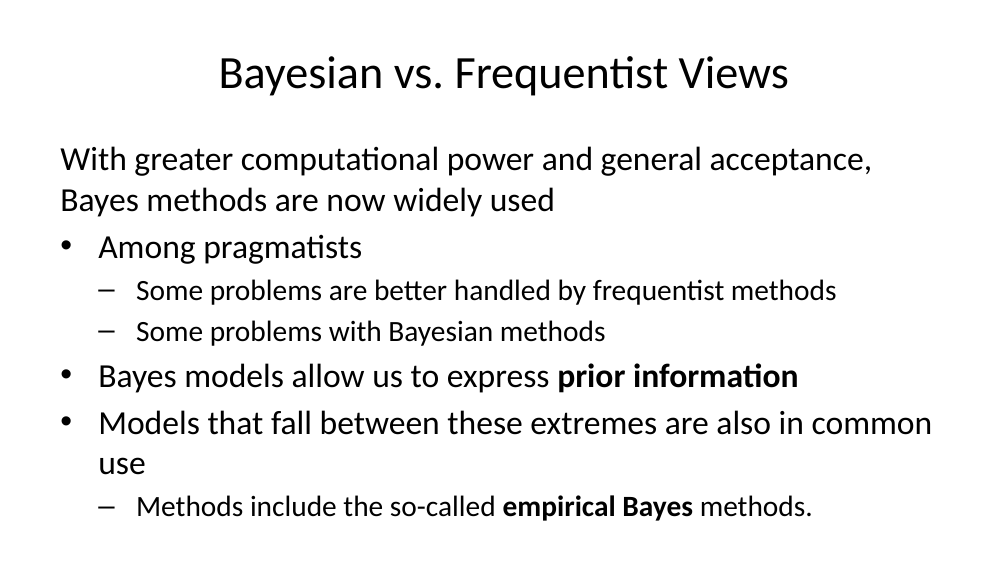
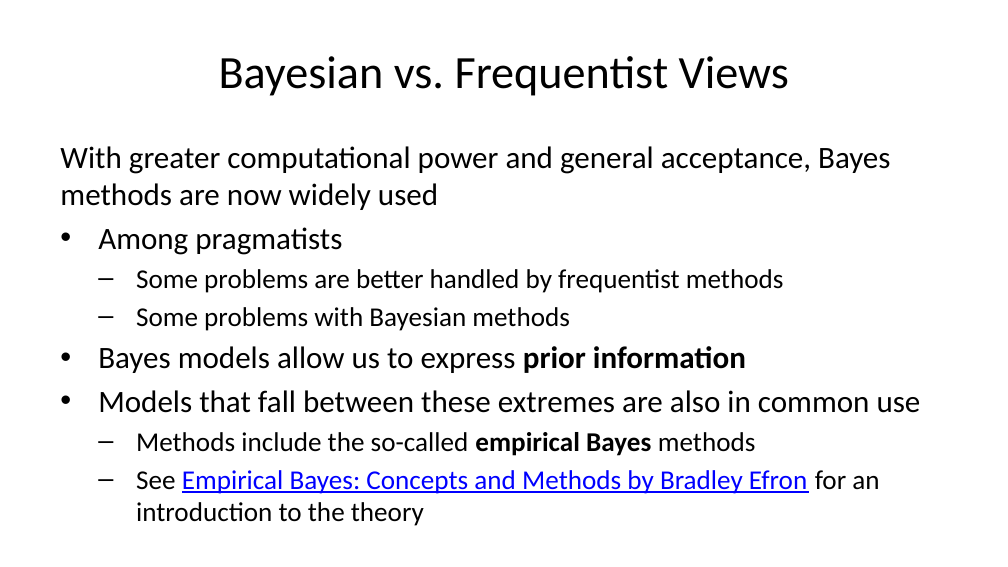
Before and after one commit to StephenElston/CSCI-E-83, a slide deck: slide 10 of LectureSlides/07_IntroductionToBayesModels.pptx. Drawn at 1008x567 pixels with LibreOffice and Linux fonts; fonts in the diff are those of the drawing. Boxes give left, top, right and bottom in pixels: in the first picture for what was removed or moved away, otherwise in the second. Text is boxed around its words. In the diff, an @@ line names an element or a change of style, - is before the commit and + after.

```diff
--- a/LectureSlides/07_IntroductionToBayesModels.pptx
+++ b/LectureSlides/07_IntroductionToBayesModels.pptx
@@ text at (60,146,921,413): size 24 to 22.2 pt in "With greater computational power and general acceptance, ...", "Among pragmatists", "Bayes models allow us to express prior ...", "Models that fall between these extremes are ..."; size 21 to 19.4 pt in "Some problems are better handled by frequentist ...", "Some problems with Bayesian methods" @@
@@ text at (136,432,879,526): text changed; size 21 to 19.4 pt @@
-  – Methods include the so-called empirical Bayes methods.
+  – Methods include the so-called empirical Bayes methods
+  – See Empirical Bayes: Concepts and Methods by Bradley Efron for an introduction to the theory
```
Also in this commit, not shown: 13 other slides changed, 4 slides added, 2 slides removed.
